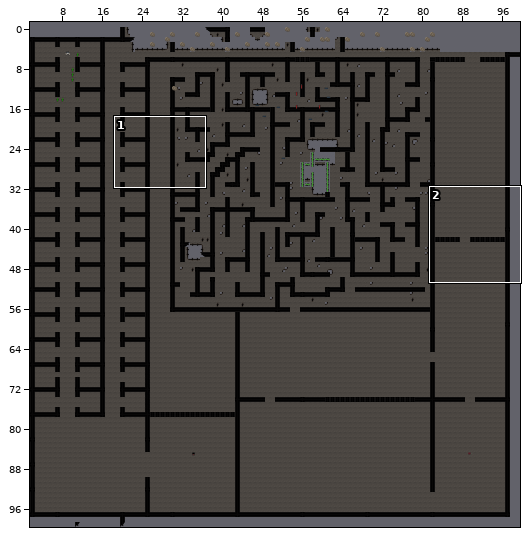
Tiled map (JSON), stored at public/maps/b_karteship.tmj. The picture above shows the old version from afar; the outline marks the close-up.
Close-up. Old version:
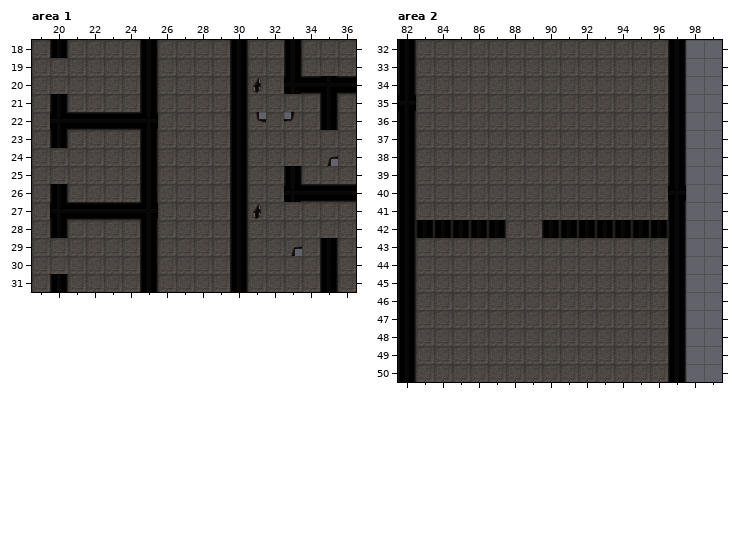
Cells are 32x32 px. Shown: area 1 x 19..36, y 18..31; area 2 x 82..99, y 32..50. The commit also changed other parts of the map, which this record leaves out.
Once edited:
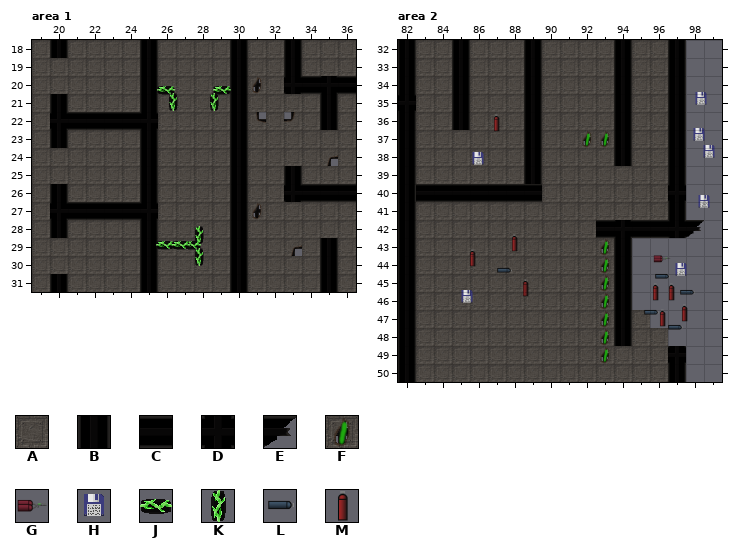
Key: from "ship": A 0, B 1, C 2, D 3, E 15, F 17, G 55, H 56, J 57, K 58, L 61, M 62.
_ is an empty cell.
Objects are placed by their top-left corner, in cells (3,4 is the top-left corner of cell 3,4); size is 1x1 cell unless given.
Edits made:
Layer "Object Layer 1", area 1:
added: J at 29.1,20.3
added: J at 25.9,20.3
added: K at 28.6,21
added: K at 26.3,21
added: K at 27.8,28.3
added: J at 25.9,28.9
added: J at 27.4,28.9
added: J at 26.8,28.9
added: K at 27.8,29.5
Layer "Tile Layer 1", area 2:
y 32..36: x 85 A -> B; x 89 A -> B; x 94 A -> B
y 37: x 89 A -> B; x 92..94 AAA -> FFB
y 38: x 89 A -> B; x 94 A -> B
y 39: x 89 A -> B
y 40: x 83..89 AAAAAAA -> CCCCCCC
y 42: x 83..87 BBBBB -> AAAAA; x 90..98 BBBBBBBB_ -> AAACDCCDE
y 43..46: x 93..97 AAAAB -> FB___
y 47: x 93..94 AA -> FB; x 96..97 AB -> __
y 48: x 93..94 AA -> FB; x 97 B -> _
y 49: x 93 A -> F; x 97 B -> D
Layer "Object Layer 1", area 2:
added: H at 98.3,34.8
added: M at 87,36.1
added: H at 98.2,36.8
added: H at 98.8,37.7
added: H at 85.9,38.1
added: H at 98.5,40.5
added: M at 88,42.8
added: M at 85.6,43.6
added: G at 96.2,43.6
added: H at 97.2,44.3
added: L at 87.4,44.3
added: L at 96.2,44.7
added: M at 88.6,45.3
added: M at 95.8,45.5
added: M at 96.7,45.5
added: L at 97.5,45.5
added: H at 85.3,45.8
added: M at 97.4,46.6
added: L at 95.5,46.6
added: M at 96.2,46.9
added: L at 96.9,47.5
